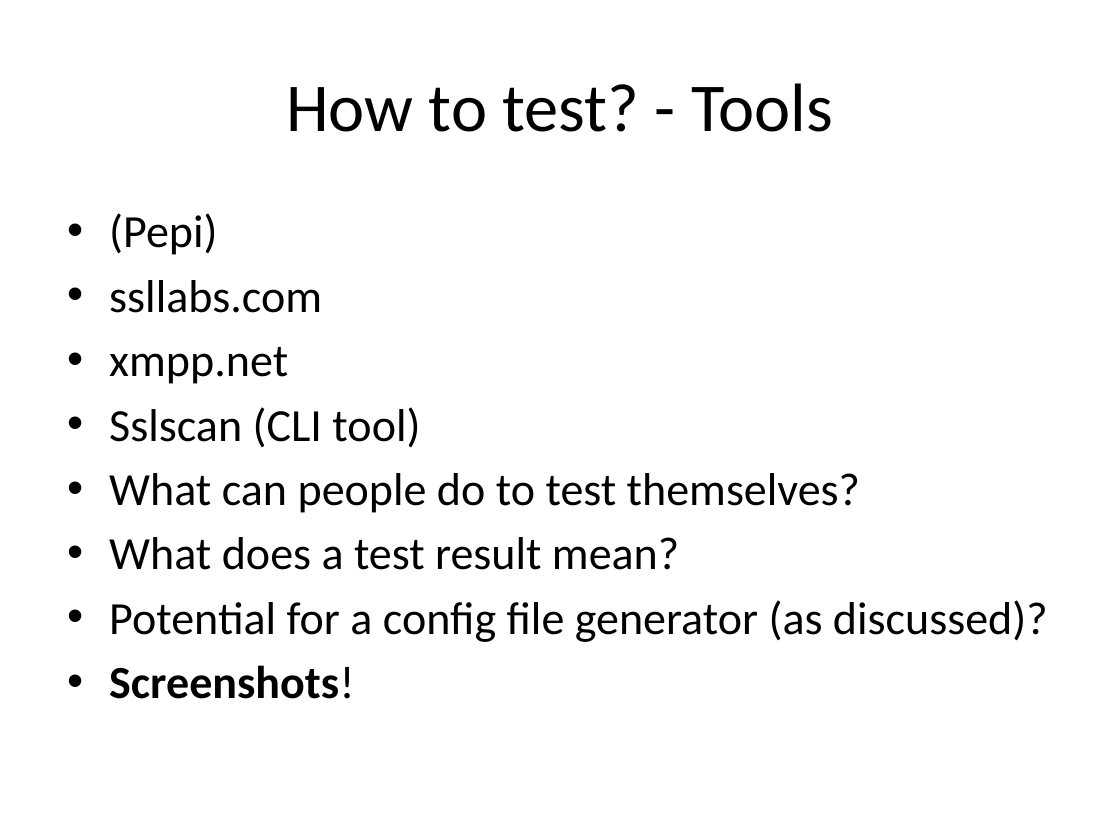
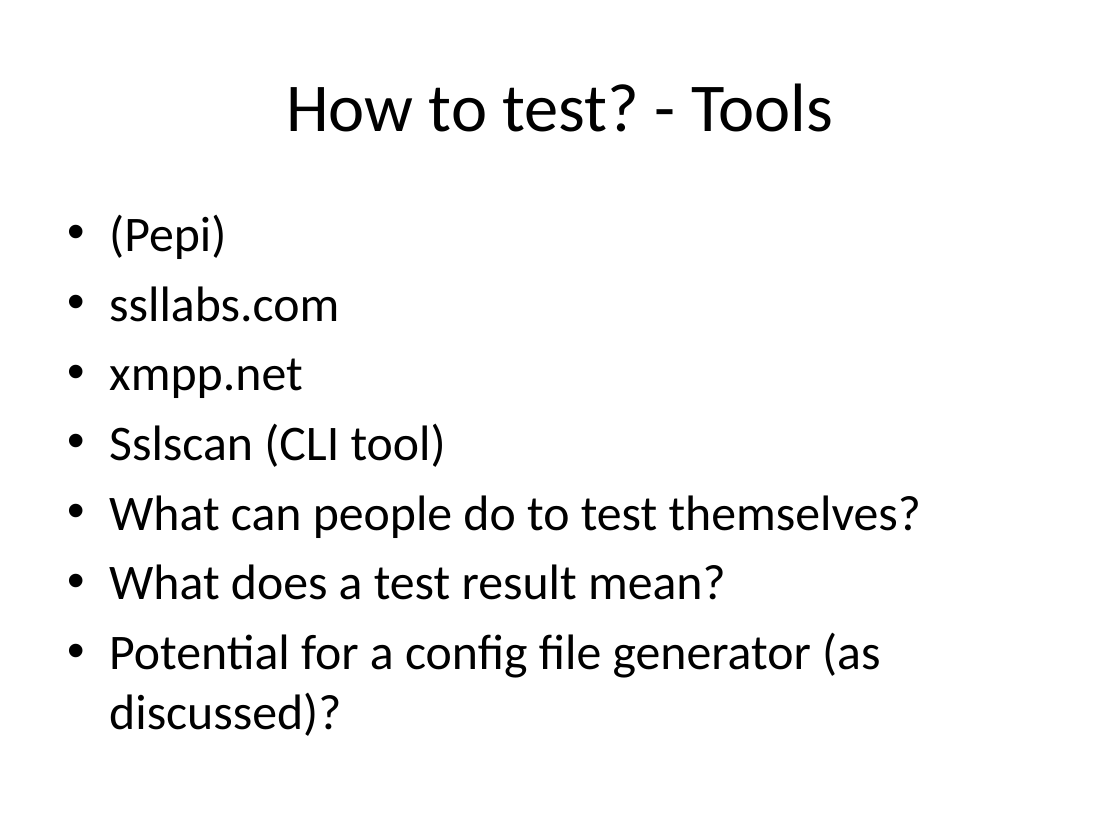
Before and after one commit to BetterCrypto/Applied-Crypto-Hardening, a slide deck: slide 18 of presentations/20131113 ACH project2.pptx (slide 17 before the commit). Drawn at 1120x840 pixels with LibreOffice and Linux fonts; fonts in the diff are those of the drawing. Boxes give left, top, right and bottom in pixels: in the first picture for what was removed or moved away, otherwise in the second. Text is boxed around its words. In the diff, an @@ line names an element or a change of style, - is before the commit and + after.

```diff
--- a/presentations/20131113 ACH project2.pptx
+++ b/presentations/20131113 ACH project2.pptx
@@ text "(Pepi)" at [109,215,921,736]: size 29.6 to 32 pt @@
@@ text at [109,665,354,699]: paragraph removed @@
-• Screenshots!
```
Also in this commit, not shown: 1 slide added, 3 other files.
